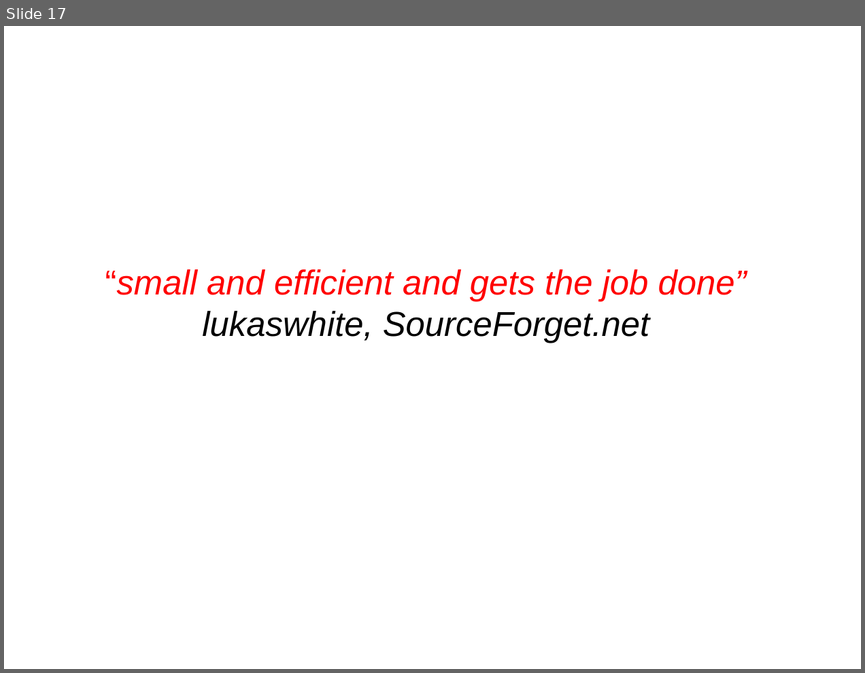
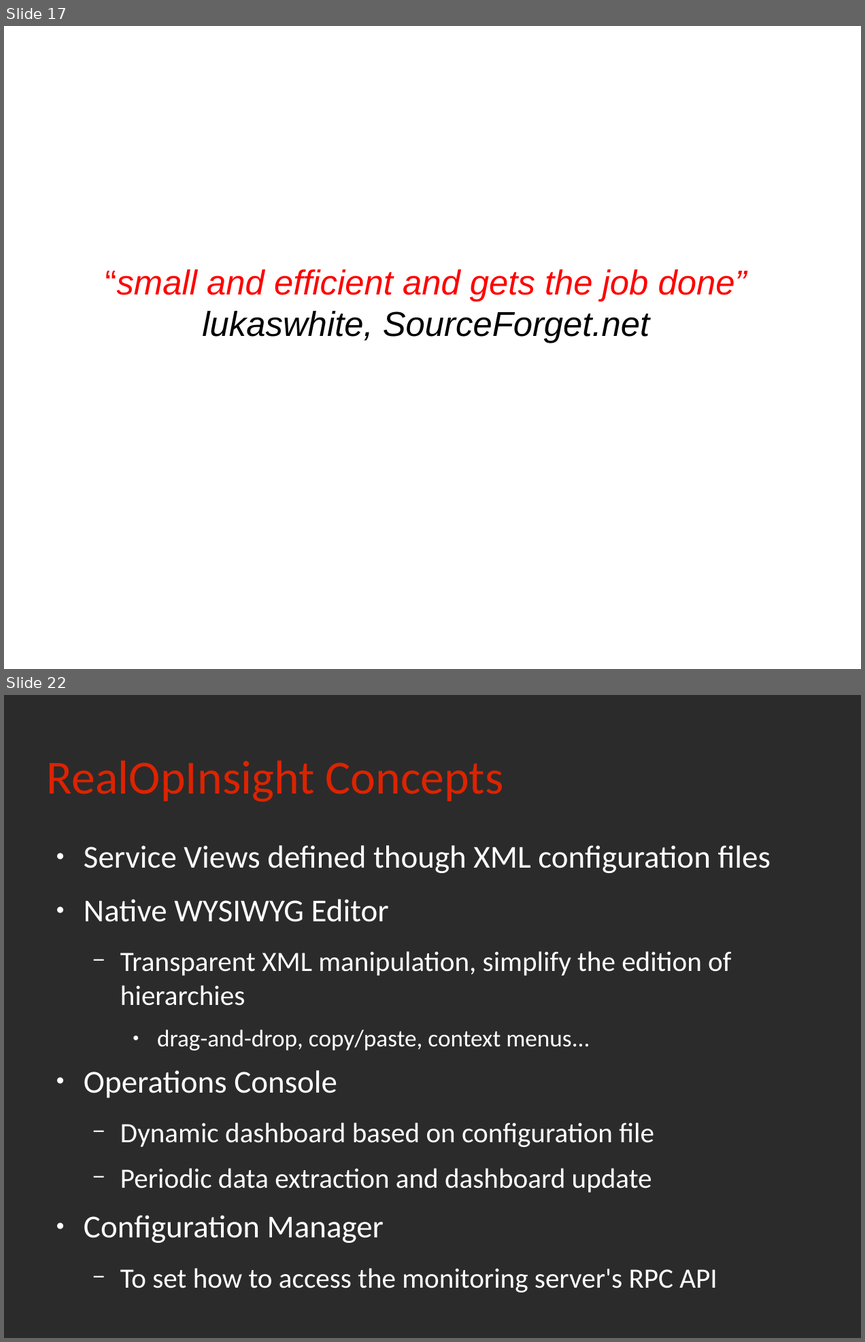
Before and after one commit to rchakode/realopinsight, a slide deck: doc/talks/rmll-2013.odp. Shown one above the other, each under a label of ours: slide 17 before the commit, slides 17 and 22 after it; the slides between them are not shown. The pictures are 865x673 and 865x1342 pixels, drawn with LibreOffice and Linux fonts; fonts in the diff are those of the drawing; background and template pictures are left out; a plain dark background stands for a picture behind light text. Boxes give left, top, right and bottom in pixels: in the first picture for what was removed or moved away, otherwise in the second. Text is boxed around its words. In the diff, an @@ line names an element or a change of style, - is before the commit and + after.

```diff
--- a/doc/talks/rmll-2013.odp
+++ b/doc/talks/rmll-2013.odp
@@ slide 22 added at bbox=[4, 695, 861, 1338], background picture (left out) @@
@@ title added at bbox=[47, 760, 504, 802], 44 pt, text #DC2300 @@
+RealOpInsight Concepts
@@ text added at bbox=[84, 845, 770, 1293], 25.9 pt, text #FFFFFF @@
+● Service Views defined though XML configuration files
+● Native WYSIWYG Editor
+  − Transparent XML manipulation, simplify the edition of hierarchies
+    ● drag-and-drop, copy/paste, context menus...
+● Operations Console
+  − Dynamic dashboard based on configuration file
+  − Periodic data extraction and dashboard update
+● Configuration Manager
+  − To set how to access the monitoring server's RPC API
```
Also in this commit, not shown: 9 slides changed, 4 other slides added, 2 slides removed.
